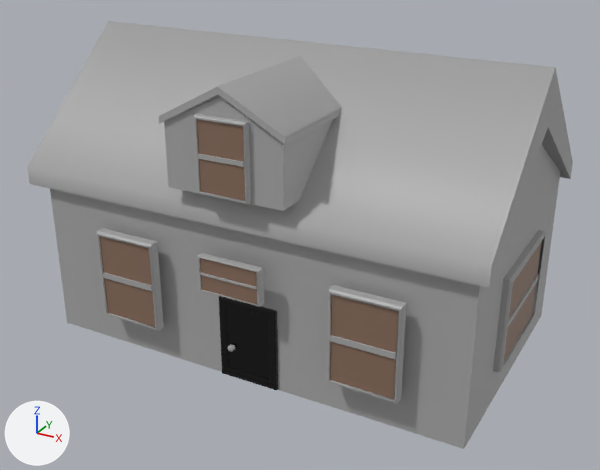
The FBX model SeniorProject2025/Assets/BetaBuildings/House1.fbx: old version first, new version second.
The view is the same before and after, from a 50 mm camera at (0.959, -1.533, 1.191) aimed at (-0.026, 0.26, 0.295). Every picture has the same lights, and +X, +Y and +Z are marked at lower left. Where no turn or scale is listed for an object, it has been applied to the vertices.
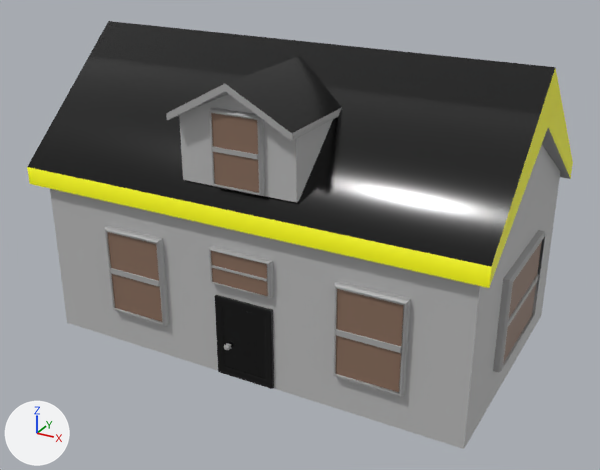
Boxes [x1, y1, x2, y2] around the edits, measured in the pictures (600 x 470 px; the box of a moved part takes in the faces that stretch with it):
'pCube247', reshaped, recoloured, moved (grey to black)
    before: [158, 56, 342, 211]
    after: [166, 56, 342, 203]
'polySurface567', moved
    before: [327, 285, 407, 404]
    after: [333, 281, 411, 397]
'polySurface566', moved
    before: [97, 228, 164, 331]
    after: [105, 225, 169, 326]
'polySurface568', moved
    before: [194, 114, 251, 204]
    after: [209, 108, 265, 196]
'pSphere30', moved
    before: [219, 296, 278, 390]
    after: [215, 295, 274, 389]
'polySurface569', moved
    before: [197, 253, 264, 307]
    after: [209, 246, 273, 298]
part 1 of me_mesh_005, moved or reshaped
    before: [164, 95, 333, 211]
    after: [169, 92, 333, 203]
part 2 of me_mesh_005, recoloured (grey to black)
    both: [225, 56, 342, 133]
part 3 of me_mesh_003, recoloured
    both: [50, 145, 560, 449]
part 4 of me_mesh_003, recoloured (grey to yellow)
    both: [489, 68, 573, 287]
part 5 of me_mesh_003, recoloured (grey to yellow)
    both: [27, 167, 491, 288]
part 6 of me_mesh_003, recoloured (grey to black)
    both: [27, 21, 555, 267]

The change, as a diff of the scene's bpy script:
```diff
--- a/SeniorProject2025/Assets/BetaBuildings/House1.fbx.py
+++ b/SeniorProject2025/Assets/BetaBuildings/House1.fbx.py
@@ mat_lambert5 @@
+mat_lambert5 = principled_material('lambert5')
+mat_lambert5.base_color = (1.0, 1.0, 0.0)  # yellow #ffff00
@@ mat_lambert1 @@
+mat_lambert1 = principled_material('lambert1')
+mat_lambert1.base_color = (0.5, 0.5, 0.5)  # grey #bcbcbc
@@ me_mesh_003 @@
 me_mesh_003.from_pydata(...)  # 24 vertices, 22 faces; spans x -0.64..0.613, y -0.367..0.367, z -0.002..0.789
 # used by ob_pcube246; location = (-0.037, 0.315, 0.01)
+# me_mesh_003 part 3: all 6 faces centred in x -0.588..0.588, y -0.346..0.346, z 0.219..0.267 switch from mat_standardsurface1 (grey #aaaaaa) to mat_lambert1 (grey #bcbcbc)
+# me_mesh_003 part 4: all 2 faces centred in x 0.613, y -0.183..0.183, z 0.581 switch from mat_standardsurface1 (grey #aaaaaa) to mat_lambert5 (yellow #ffff00)
+# me_mesh_003 part 5: the 1 face centred in x -0.013, y -0.367, z 0.44 switches from mat_standardsurface1 (grey #aaaaaa) to mat_lambert5 (yellow #ffff00)
+# me_mesh_003 part 6: the 1 face centred in x -0.013, y -0.183, z 0.627 switches from mat_standardsurface1 (grey #aaaaaa) to mat_standardsurface3 (black #000000)
+me_mesh_003.materials.append(mat_lambert3)  # brown #8a6e5d
+me_mesh_003.materials.append(mat_standardsurface3)  # black #000000
@@ me_mesh_005 @@
 me_mesh_005.from_pydata(...)  # 22 vertices, 16 faces; spans x -0.164..0.164, y -0.177..0.214, z -0.001..0.257
 # used by ob_pcube247; location = (-0.037, 0.093, 0.513)
 # before: 0 (0.155, -0.17, 0.161), 1 (-0.155, -0.17, 0.161) at pixel (163, 120), 2 (0.155, -0.17, -0.001) at pixel (283, 211), 3 (-0.155, -0.17, -0.001) at pixel (168, 187), 4 (0.0, -0.17, 0.231) at pixel (219, 97)
 # before: 5 (0.0, -0.17, -0.001) at pixel (223, 198), 12 (0.155, 0.21, 0.161), 13 (0.155, 0.21, -0.001), 15 (-0.155, 0.21, -0.001), 16 (-0.155, 0.21, 0.161)
+# me_mesh_005 part 1
+for i in [*range(0, 6), 12, 13, 15, 16]: me_mesh_005.vertices[i].co += Vector((0.0, 0.029, 0.0))
+# me_mesh_005 part 2: all 2 faces centred in x -0.082..0.082, y 0.018, z 0.214 switch from mat_standardsurface1 (grey #aaaaaa) to mat_standardsurface3 (black #000000)
+me_mesh_005.materials.append(mat_lambert1)  # grey #bcbcbc
@@ ob_polysurface567 @@
 ob_polysurface567 = bpy.data.objects.new('polySurface567', me_mesh_009)
-ob_polysurface567.location = (0.317, -0.06, 0.227)
+ob_polysurface567.location = (0.317, -0.031, 0.227)
@@ ob_psphere30 @@
 ob_psphere30 = bpy.data.objects.new('pSphere30', me_mesh_010)
-ob_psphere30.location = (-0.01, -0.039, 0.12)
+ob_psphere30.location = (-0.021, -0.039, 0.12)
@@ ob_polysurface566 @@
 ob_polysurface566 = bpy.data.objects.new('polySurface566', me_mesh_011)
-ob_polysurface566.location = (-0.345, -0.06, 0.227)
+ob_polysurface566.location = (-0.345, -0.031, 0.227)
@@ ob_polysurface568 @@
 ob_polysurface568 = bpy.data.objects.new('polySurface568', me_mesh_007)
-ob_polysurface568.location = (-0.031, -0.079, 0.608)
+ob_polysurface568.location = (-0.031, -0.021, 0.608)
@@ ob_polysurface569 @@
 ob_polysurface569 = bpy.data.objects.new('polySurface569', me_mesh_001)
-ob_polysurface569.location = (-0.024, -0.079, 0.313)
+ob_polysurface569.location = (-0.024, -0.032, 0.313)
@@ ob_pcube247 @@
 ob_pcube247 = bpy.data.objects.new('pCube247', me_mesh_005)
-ob_pcube247.location = (-0.037, 0.093, 0.513)
+ob_pcube247.location = (-0.037, 0.122, 0.513)
```
